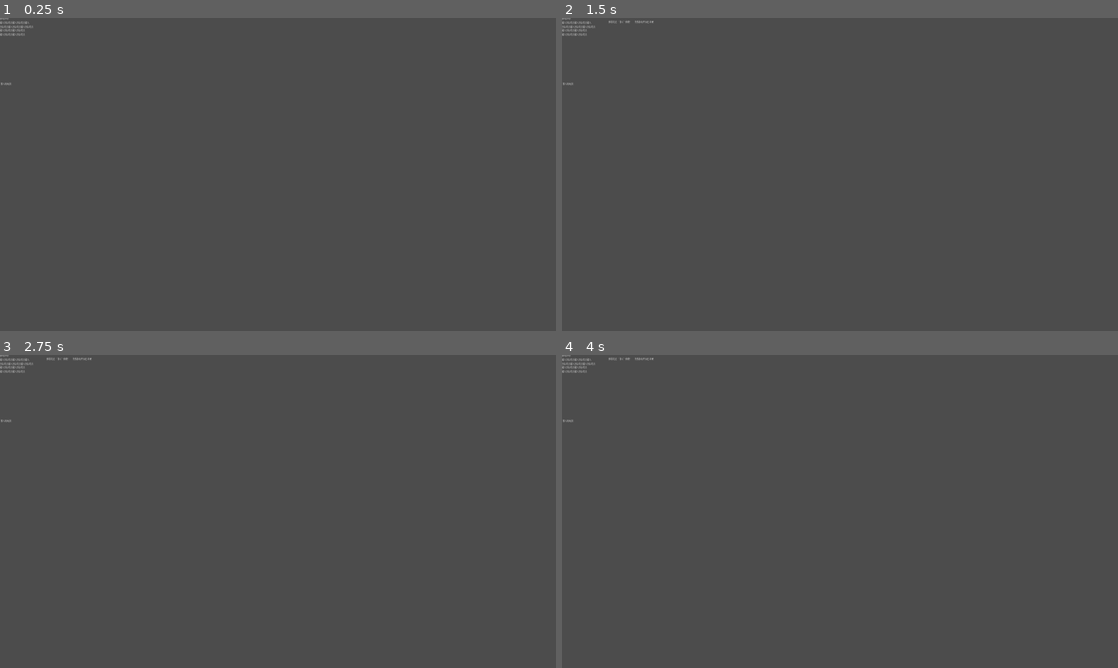
Above: before the commit, frames 1-4 (two rows, left to right).
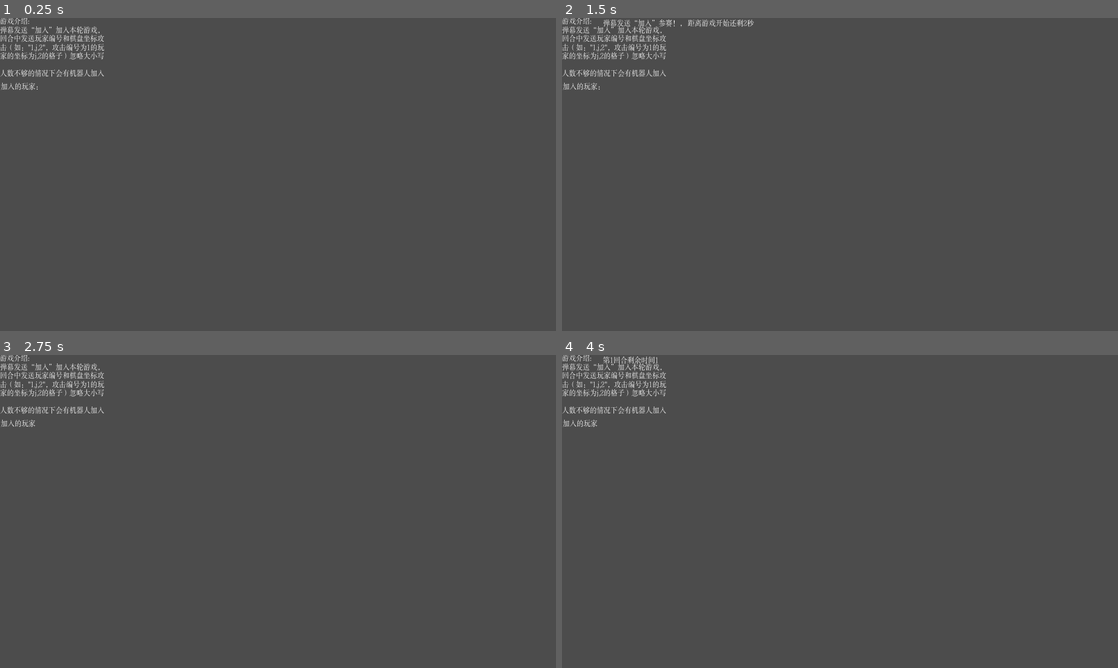
Above: after the commit, the same moments.

Repository: knil0o/tanmaku-battleship
Game: Godot game, scene res://MainScene.tscn
Two runs of this game, one before a commit and one after it. Both use one fixed random seed, a clock stepped at 60 frames per second and the inputs below.
Inputs (mouse positions are in pixels of both pictures, inside the frame that each line leads up to):
- Up to frame 1 (0.25 s): no input
- Up to frame 2 (1.5 s): tap Enter at 0.5 s; move the mouse to (962, 158) at 0.52 s; click (962, 158) at 0.67 s; tap Space at 1.25 s; move the mouse to (728, 190) at 1.27 s; click (728, 190) at 1.42 s
- Up to frame 3 (2.75 s): move the mouse to (333, 442) at 2.02 s; click (333, 442) at 2.17 s
- Up to frame 4 (4 s): tap Enter at 2.75 s; move the mouse to (812, 574) at 2.77 s; click (812, 574) at 2.92 s; tap Space at 3.5 s; move the mouse to (1006, 558) at 3.52 s; click (1006, 558) at 3.67 s

The runs differ from the first frame. In frame 1, 1.1% of the frame differs, in the area x 0-19%, y 0-24%; in frame 2, 1.3%, in the area x 0-35%, y 0-24%; in frame 3, 1.1%; in frame 4, 1.2%.

Commit message:
完成游戏流程

Diff:
--- a/Controller/BiliController.gd
+++ b/Controller/BiliController.gd
@@ -52,25 +52,30 @@
 	var error
 	var content = dict["content"].to_lower().strip_escapes()
 	var player_name = dict["name"]
-	var is_pos = content.find(",") != -1 || content.find("，") != -1
+	content = content.replace("，", ",")
 
-	if(content == "加入"):
+	var is_pos = content.find(",") != -1
+
+	if(content == "加入" || content == "jiaru"):
 		emit_signal("on_player_in", player_name)
 	elif(is_pos):
 		var pos_arr = content.split(",")
 		if(pos_arr.size() < 3):
-			pos_arr = content.split("，")
-		if(pos_arr.size() < 3):
-			error = player_name + "输入" + content+"无法执行"
-			emit_signal("on_error", error)
 			return
-		var player_index = pos_arr[0]
+		var player_index = int(pos_arr[0])
+		if (!pos_arr[2].is_valid_integer()):
+			print("y坐标输入错误", pos_arr[2])
+			return
+
 		var pos_y = max(int(pos_arr[2]) -1, 0)
 		var pos_char = pos_arr[1]
 		var pos_x = char_to_pos(pos_char)
+		if (typeof(pos_x) != TYPE_INT):
+			print("x坐标输入错误", typeof(pos_x), "!=", TYPE_INT)
+			return
 		var real_pos = Vector2(pos_x, pos_y)
 		print("转化后的坐标 ", real_pos)
-		emit_signal("on_hit_pos", player_name, real_pos, -1)
+		emit_signal("on_hit_pos", player_name, real_pos, player_index)
 
 func char_to_pos(aj: String):
 	var array = ['a', 'b', 'c', 'd', 'e', 'f', 'g', 'h', 'i', 'j']
@@ -78,7 +83,6 @@
 		if chara == aj:
 			return array.find(chara)
 
-
 func _process(delta):
 	# Call this in _process or _physics_process. Data transfer, and signals
 	# emission will only happen when calling this function.
--- /dev/null
+++ b/Controller/BotController.gd
@@ -0,0 +1,32 @@
+extends Node
+
+signal on_bot_hit(source, index, pos)
+var timeout = 5
+func _ready():
+	pass # Replace with function body.
+
+
+
+func hit(source):
+	var target = null
+	var retry = 100
+	while target == null || retry > 0:
+		retry -=1
+		var players = Player.get_players()
+		var availables = []
+		for p in players:
+			if(p.index != source.index):
+				availables.append(p)
+		target = availables[random_index(availables.size())]
+
+	var hits = target.hit_positions
+	var to_hit = target.rand_pos()
+	if(hits.size() > 0):
+		var one_hit = hits[random_index(hits.size())]
+		var surrounds = source.get_surrounds(one_hit)
+		if(surrounds.size() > 0):
+			to_hit = surrounds[random_index(surrounds.size())]
+	emit_signal("on_bot_hit", source, target.index, to_hit)
+func random_index(size: int):
+	randomize()
+	return randi() % size
--- /dev/null
+++ b/Controller/BotController.tscn
@@ -0,0 +1,6 @@
+[gd_scene load_steps=2 format=2]
+
+[ext_resource path="res://Controller/BotController.gd" type="Script" id=1]
+
+[node name="Node" type="Node"]
+script = ExtResource( 1 )
--- a/HUD/HUD.gd
+++ b/HUD/HUD.gd
@@ -26,5 +26,16 @@
 func show_players():
 	var list ="加入的玩家：\n"
 	for player in Player.players:
+		if !is_instance_valid(player):
+			return
 		list += player.player_name +"\n"
 	$CurrentPlayer/PlayerInfo.text = list
+func _process(delta):
+	var status = Global.status
+	var world = Global.WorldStatus
+	if status == world.END:
+		get_tree().call_group("start", "queue_free")
+		get_tree().call_group("game", "queue_free")
+		$GameOver.text = "游戏结束，获胜者是：" + (Player.get_players()[0]).player_name
+	else:
+		show_players()
--- a/HUD/HUD.tscn
+++ b/HUD/HUD.tscn
@@ -1,7 +1,8 @@
-[gd_scene load_steps=3 format=2]
+[gd_scene load_steps=4 format=2]
 
 [ext_resource path="res://font/chinese.tres" type="DynamicFont" id=1]
 [ext_resource path="res://HUD/HUD.gd" type="Script" id=2]
+[ext_resource path="res://font/alert.tres" type="DynamicFont" id=3]
 
 [node name="CanvasLayer" type="CanvasLayer"]
 script = ExtResource( 2 )
@@ -9,14 +10,15 @@
 [node name="Manual" type="Label" parent="." groups=["game"]]
 light_mask = 3
 margin_top = -1.0
-margin_right = 99.0
-margin_bottom = 50.0
+margin_right = 251.0
+margin_bottom = 136.0
 custom_fonts/font = ExtResource( 1 )
 text = "游戏介绍:
-输入坐标攻击输入坐标攻击输入
-坐标攻击输入坐标攻击输入坐标攻击
-输入坐标攻击输入坐标攻击
-输入坐标攻击输入坐标攻击"
+弹幕发送“加入”加入本轮游戏，
+回合中发送玩家编号和棋盘坐标攻击（如：\"1,j,2\"，攻击编号为1的玩家的坐标为j,2的格子）忽略大小写
+
+人数不够的情况下会有机器人加入"
+autowrap = true
 
 [node name="TimerText" type="Label" parent="."]
 margin_left = 94.0
@@ -40,3 +42,14 @@
 margin_right = 46.0
 margin_bottom = 105.0
 custom_fonts/font = ExtResource( 1 )
+
+[node name="GameOver" type="Label" parent="." groups=["over"]]
+margin_left = 219.0
+margin_top = 160.0
+margin_right = 925.0
+margin_bottom = 471.0
+custom_colors/font_color = Color( 0.831373, 0.235294, 0.0901961, 1 )
+custom_fonts/font = ExtResource( 3 )
+align = 1
+valign = 1
+autowrap = true
--- a/MainScene.gd
+++ b/MainScene.gd
@@ -11,39 +11,47 @@
 export(int) var turn_wait_time = 30
 export(float) var cheess_board_offset = 100
 export(int) var max_player_count = 6
+export(int) var msg_show_time = 10
+
 #这里保存chess_board_scene的数组
 
 #回合数
 var turn_count = 0
 #每个回合的时间
-var turn_time = 5
 
 # Called when the node enters the scene tree for the first time.
 func _ready():
 	Global.status = Global.WorldStatus.WAITING_FOR_GAMER
-
+func add_player(payload: Dictionary):
+	var board = chess_board_scene.instance()
+	board.set_player_info(payload)
+	Player.add_player(board)
+	add_child(board)
+	return board
 func _process(delta):
-	$HUD.show_players()
-	Player.erase_defeated()
 	if(start_wait_time == 0):
 		var current_index = 1
-		while Player.get_player_size() < max_player_count:
+		while Player.players.size() < max_player_count:
 			#生成电脑玩家
-			var board = chess_board_scene.instance()
-			add_child(board)
+
 			var player = Player.get_default()
 			player[Player.Index] = current_index
 			player[Player.Name] = str(randi()) + "号老鸭"
 			player[Player.Status] = Player.PlayerStatus.WAITING
-			board.set_player_info(player)
+			player[Player.IsBot] = true
+			var board = add_player(player)
+			print("cpu player:", player, "board status:", board.status)
 			board.hide()
 
 			print("加入玩家",board)
-			Player.add_player(board)
 			current_index += 1
 
 		game_start()
-
+		next_turn()
+
+
+		print("players:", Player.players)
+	try_end_game()
 	if(start_wait_time < 0):
 		$HUD.set_wait_start_text("第"+ str(turn_count +1) + "回合剩余时间" + str(floor($TurnTimer.time_left) + 1))
 
@@ -56,6 +64,10 @@
 func try_end_game():
 	if(Player.get_player_size() == 1 && Global.status == Global.WorldStatus.PLAYING):
 		Global.status = Global.WorldStatus.END
+		yield(get_tree().create_timer(msg_show_time), "timeout")
+		$TurnTimer.stop()
+		restart()
+
 
 
 func game_start():
@@ -69,12 +81,16 @@
 	#下面是游戏逻辑
 	var path_position = $Path/Follow
 	$Path.curve.add_point(Vector2(0, 0), Vector2(100, 0))
-	for board in Player.get_players():
+	#重新设置编号
+	var current_id = 1
+	for board in Player.players:
+		if !is_instance_valid(board):
+			continue
 		board.show()
+		board.index = current_id
+		current_id += 1
 		path_position.offset += cheess_board_offset
 		board.position = path_position.position
-		print("path" + str(path_position.position))
-		print(path_position.get_offset())
 
 	#棋盘生成完毕后，启动回合计时器
 	start_turn_timer()
@@ -93,39 +109,96 @@
 				other.status = Player.PlayerStatus.WAITING
 				other.show_player()
 	$HUD.set_current_player(board)
+	if(board.is_bot):
+		$BotController.hit(board)
+
 func set_player_turn_index(index: int):
 	var player = Player.get_player_by_array_index(min(index, Player.get_player_size() - 1))
 	set_player_turn(player)
 
 #回合超时后进行下一回合
 func _on_TurnTimer_timeout():
-	#回合数 mod 人数 = 当前玩家在数组中的index
+
+	next_turn()
+
+#用户操作后进入下一回合
+func next_turn():
+	var player_count = Player.get_player_size()
+
+	if Global.status == Global.WorldStatus.END:
+		return
+	if player_count == 0:
+		return
+
+	$TurnTimer.start()
 	print("第",turn_count,"回合， 剩余玩家", Player.get_player_size())
+	print("剩余玩家", Player.get_players())
+	print("全部玩家", Player.players)
 	Player.operate_player = turn_count % Player.get_player_size()
 	set_player_turn_index(Player.operate_player)
 	turn_count += 1
-#用户操作后进入下一回合
-
 #设置回合计时器并开始
 func start_turn_timer():
-	$TurnTimer.set_wait_time(turn_time)
+	$TurnTimer.set_wait_time(turn_wait_time)
 	$TurnTimer.start()
 	turn_count = 0;
 
 
 #玩家输入指令
-func _on_WsController_on_hit_pos(player_name, pos, target):
-	pass
-
-func hit(pos, index):
-	pass
-
-
+func _on_WsController_on_hit_pos(player_name, pos, index):
+	var board = Player.get_player(index)
+	var player = Player.get_player_by_name(player_name)
+	var can_opt = true
+
+	if !player:
+		alert(player_name + " 你还没加入游戏")
+		return
+	if !is_instance_valid(board):
+		alert(player_name + "输入的编号错误❌")
+	if board.player_name == player_name:
+		alert(player_name + " 自己人！")
+		can_opt = false
+	if player.status != Global.WorldStatus.PLAYING:
+		alert("还没到" + player_name + "的回合")
+		can_opt = false
+	if Global.status != Global.WorldStatus.PLAYING:
+		alert("现在不能操作")
+		can_opt = false
+	if !can_opt:
+		return
+	print(player_name, "攻击", board.player_name)
+	hit(board, pos)
+	next_turn()
+
+func hit(board, pos):
+	var is_hit = false
+	if(board != null && board.status == Player.PlayerStatus.WAITING):
+		board.hit(pos)
+	if(is_hit):
+		print("恭喜")
+	return is_hit
 
 #加入玩家
 func _on_WsController_on_player_in(player_name):
 	#用名字创建玩家
-	var new_player = {Player.NAME: player_name, Player.STATUS: Player.PlayerStatus.WAITING}
-	var board = chess_board_scene.instance()
-	board.set_player_info(new_player)
-	Player.add_player(board)
+	var new_player = {Player.Name: player_name, Player.Status: Player.PlayerStatus.WAITING}
+	var board = add_player(new_player)
+	board.hide()
+func alert(msg: String):
+	print("WARN!!! ", msg)
+	pass
+func restart():
+	get_tree().reload_current_scene()
+	Player.clear()
+	Global.clear()
+
+
+func _on_BotController_on_bot_hit(source, index, pos):
+	var board = Player.get_player(index)
+	print(source.player_name, "(机器人)攻击", board.player_name, "状态", board.status, "位置：", pos)
+
+	hit(board, pos)
+	yield(get_tree().create_timer(1), "timeout")
+
+	next_turn()
+	pass # Replace with function body.
--- a/MainScene.tscn
+++ b/MainScene.tscn
@@ -8,6 +8,7 @@
 [ext_resource path="res://player/Player.gd" type="Script" id=6]
 [ext_resource path="res://images/1x1ship.png" type="Texture" id=7]
 [ext_resource path="res://ship/1x1ship_single.png" type="Texture" id=8]
+[ext_resource path="res://Controller/BotController.tscn" type="PackedScene" id=9]
 
 [sub_resource type="AtlasTexture" id=2]
 atlas = ExtResource( 7 )
@@ -73,6 +74,7 @@
 chess_board_scene = ExtResource( 4 )
 player_scene = SubResource( 9 )
 controller = ExtResource( 2 )
+start_wait_time = 2
 cheess_board_offset = 400.0
 
 [node name="WaitPlayerTimer" type="Timer" parent="." groups=["start"]]
@@ -92,7 +94,10 @@
 position = Vector2( 144, 128 )
 rotation = -0.810841
 
+[node name="BotController" parent="." instance=ExtResource( 9 )]
+
 [connection signal="timeout" from="WaitPlayerTimer" to="." method="_on_WaitPlayerTimer_timeout"]
 [connection signal="timeout" from="TurnTimer" to="." method="_on_TurnTimer_timeout"]
 [connection signal="on_hit_pos" from="WsController" to="." method="_on_WsController_on_hit_pos"]
 [connection signal="on_player_in" from="WsController" to="." method="_on_WsController_on_player_in"]
+[connection signal="on_bot_hit" from="BotController" to="." method="_on_BotController_on_bot_hit"]
--- a/World.gd
+++ b/World.gd
@@ -7,3 +7,5 @@
 	END
 
 }
+func clear():
+	status = WorldStatus.WAITING_FOR_GAMER
--- a/chessboard/ChessBoard.gd
+++ b/chessboard/ChessBoard.gd
@@ -9,6 +9,8 @@
 var player_info = ""
 #玩家的序号
 var index: int
+#玩家是否是机器
+var is_bot = false
 #棋盘大小
 var chess_board_scale = Vector2(9, 9)
 #普通海域tile id
@@ -17,7 +19,6 @@
 var attacked_ground = 2
 #单个tile大小
 var tile_size = 16
-var Player: Player
 #所有船的大小
 var ship_yard = [
 	Vector2(1,1),  Vector2(1,1),
@@ -26,12 +27,31 @@
 	Vector2(1,4)
 ]
 #放置的数据
-var placed = []
-
 var ship_positions = []
+#不能放置的区域
 var lock_positions = []
+#击中的区域
 var hit_positions = []
 
+
+#检查区域是否被打过了
+func is_pos_hit(pos: Vector2):
+	return hit_positions.has(pos)
+func get_surrounds(pos: Vector2):
+	var surrounds = [
+		Vector2(max(0, pos.x - 1), min(chess_board_scale.y, pos.y + 1)),
+		Vector2(max(0, pos.x - 1), pos.y),
+		Vector2(max(0, pos.x - 1), max(0, pos.y - 1)),
+		Vector2(pos.x, max(0, pos.y - 1)),
+		Vector2(max(0, pos.x - 1), min(chess_board_scale.y, pos.y + 1)),
+		Vector2(min(chess_board_scale.x, pos.x + 1), pos.y),
+		Vector2(min(chess_board_scale.x, pos.x + 1), min(chess_board_scale.y, pos.y + 1)),
+		Vector2(pos.x, min(chess_board_scale.y, pos.y + 1)),
+	]
+	for xy in surrounds:
+		if is_pos_hit(xy):
+			surrounds.erase(xy)
+	return surrounds
 #设置玩家
 func set_player_info(player: Dictionary):
 
@@ -39,6 +59,7 @@
 	player_name = player.get(Player.Name)
 	status = player.get(Player.Status)
 	index = player.get(Player.Index, -1)
+	is_bot = player.get(Player.IsBot, false)
 func show_player():
 	var extra = ""
 	if status == Player.PlayerStatus.PLAYING:
@@ -55,8 +76,6 @@
 
 
 func _ready():
-	if !Player:
-		Player = get_node("/root/Player")
 #	for cell in get_used_cells():
 #		print("x: "+ str(cell.x) + "y: " + str(cell.y))
 
@@ -69,7 +88,7 @@
 #攻击一个位置范围,返回剩余位置
 func hit(hit_pos: Vector2):
 	if Global.status == Global.WorldStatus.END:
-		return
+		return false
 	for ship_pos in ship_positions:
 		if(ship_pos == hit_pos):
 			#击中了
@@ -77,11 +96,11 @@
 			#print("now has" + str(ship_positions))
 			set_cellv(hit_pos, 0)
 			try_defeat()
-			return ship_positions
+			return true
 		elif(!hit_positions.has(hit_pos)):
 			set_cellv(hit_pos, 2)
 			hit_positions.append(hit_pos)
-
+	return false
 func get_ship_prositions():
 	return ship_positions
 
--- /dev/null
+++ b/font/alert.tres
@@ -0,0 +1,8 @@
+[gd_resource type="DynamicFont" load_steps=2 format=2]
+
+[ext_resource path="res://font/FZSSJ.OTF" type="DynamicFontData" id=1]
+
+[resource]
+size = 50
+outline_color = Color( 0.858824, 0.239216, 0.239216, 1 )
+font_data = ExtResource( 1 )
--- a/font/chinese.tres
+++ b/font/chinese.tres
@@ -4,5 +4,4 @@
 font_path = "res://font/FZSSJ.OTF"
 
 [resource]
-size = 6
 font_data = SubResource( 1 )
--- a/player/Player.gd
+++ b/player/Player.gd
@@ -1,5 +1,6 @@
 extends Node
 #定义玩家的信息
+#WAITING 待机 ,PLAYING 回合中, 被击败 DEFEATED
 enum PlayerStatus {WAITING, PLAYING, DEFEATED}
 var players = []
 #上一次操作的玩家
@@ -7,6 +8,7 @@
 var Status: String = "status"
 var Index: String = "index"
 var Name: String = "name"
+var IsBot: String = "is_bot"
 
 #用来传参的用户字典,这里初始化一个默认值
 var player_payload = {
@@ -19,14 +21,36 @@
 func erase_by_index(index: int):
 	for player in players:
 		if(player.index == index):
-			players.erase(player)
+			player.status = PlayerStatus.DEFEATED
 func erase_defeated():
 	for player in players:
 		if(player.status == PlayerStatus.DEFEATED):
 			players.erase(player)
 func get_players():
-	return players
+	var not_defeated = []
+	for player in players:
+		if !is_instance_valid(player):
+			return not_defeated
+		if player.status != PlayerStatus.DEFEATED:
+			not_defeated.append(player)
+	return not_defeated
 func get_player_size():
-	return players.size()
+	return get_players().size()
 func get_player_by_array_index(index: int):
-	return players[index]
+	return get_players()[index]
+func get_player(index: int):
+	for player in players:
+		if player.index == index:
+			return player
+func get_player_by_name(name: String):
+	for player in players:
+		if player.player_name == name:
+			return player
+func get_bots():
+	var bots = []
+	for player in get_players():
+		if(player.is_bot):
+			bots.append(player)
+	return bots
+func clear():
+	players = []
Not shown: 1 places in MainScene.tscn that only renumber resources
